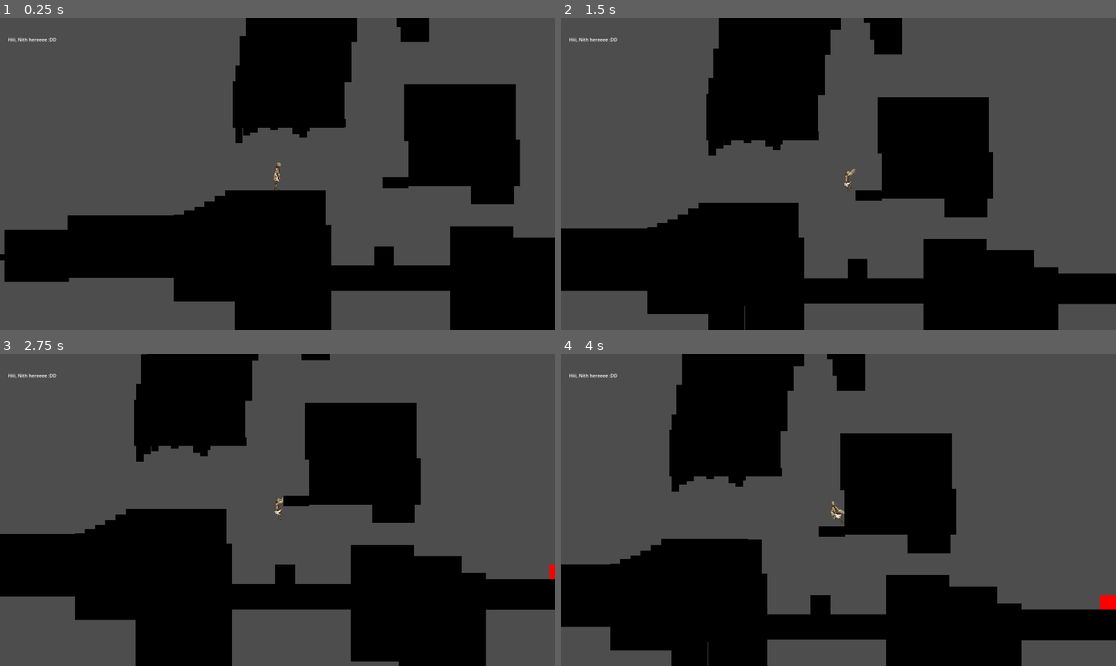
Above: before the commit, frames 1-4 (two rows, left to right).
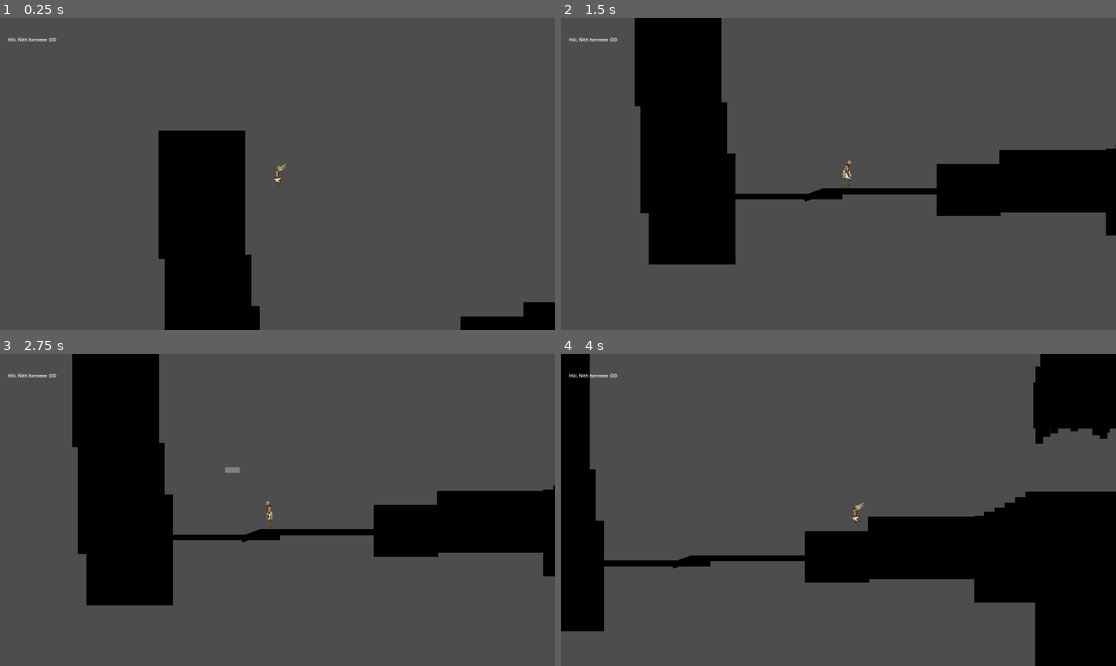
Above: after the commit, the same moments.

Repository: M4przybysz/Kamen-z-serca
Game: Godot game, scene res://src/main/main.tscn
Two runs of this game, one before a commit and one after it. Both use one fixed random seed, a clock stepped at 60 frames per second and the inputs below.
Inputs (mouse positions are in pixels of both pictures, inside the frame that each line leads up to):
- Up to frame 1 (0.25 s): no input
- Up to frame 2 (1.5 s): move the mouse to (960, 158) at 0.52 s; hold D (move_right) from 0.53 s (still down); tap Mouse wheel down (change_feather_down) at 0.6 s; tap Space (jump) at 0.77 s; move the mouse to (727, 189) at 1.27 s; tap Mouse wheel up (change_feather_up) at 1.35 s
- Up to frame 3 (2.75 s): tap Space (jump) at 1.52 s; move the mouse to (333, 441) at 2.02 s; release D (move_right) at 2.03 s; hold A (move_left) from 2.03 s (still down); tap Middle mouse button (feather_throw) at 2.1 s
- Up to frame 4 (4 s): move the mouse to (810, 572) at 2.77 s; release A (move_left) at 2.78 s; hold D (move_right) from 2.78 s (still down); tap Q (shield_use) at 2.85 s; tap Space (jump) at 3.02, 3.77 s; move the mouse to (1005, 556) at 3.52 s; tap Shift (slide_and_air_dash) at 3.6 s

The runs differ from the first frame. In frame 1, 39% of the frame differs, in the area x 0-100%, y 0-100%; in frame 2, 48%; in frame 3, 47%; in frame 4, 55%.

Commit message:
Drobny Fix krawedzi

Diff:
--- /dev/null
+++ b/la_creatura_game/assets/LD/oz_grab.tscn
@@ -0,0 +1,30 @@
+[gd_scene load_steps=2 format=3 uid="uid://drxv3r1w44i2h"]
+
+[sub_resource type="PhysicsMaterial" id="PhysicsMaterial_okbey"]
+
+[node name="OzGrab" type="StaticBody2D"]
+position = Vector2(2065, 160)
+scale = Vector2(0.0885882, 0.0905125)
+collision_layer = 49
+collision_mask = 49
+physics_material_override = SubResource("PhysicsMaterial_okbey")
+
+[node name="ColorRect" type="ColorRect" parent="."]
+offset_right = 300.0
+offset_bottom = 300.0
+scale = Vector2(1.03226, 0.762791)
+color = Color(0, 0, 0, 1)
+metadata/_edit_use_anchors_ = true
+
+[node name="ColorRect2" type="ColorRect" parent="."]
+offset_right = 31.0
+offset_bottom = 40.0
+scale = Vector2(10.0269, 1.80275)
+color = Color(0.176419, 0.176419, 0.176419, 1)
+
+[node name="ColorRect3" type="ColorRect" parent="."]
+offset_top = 143.626
+offset_right = 31.0
+offset_bottom = 183.626
+scale = Vector2(9.96228, 2.08691)
+color = Color(0.201527, 0.201527, 0.201527, 1)
--- /dev/null
+++ b/la_creatura_game/ozn_grab.tscn
@@ -0,0 +1,19 @@
+[gd_scene format=3 uid="uid://plwcp3g03jva"]
+
+[node name="OznGrab" type="Node2D"]
+
+[node name="ColorRect" type="ColorRect" parent="."]
+offset_left = 2219.0
+offset_top = 362.0
+offset_right = 2259.0
+offset_bottom = 402.0
+scale = Vector2(0.88, 0.189382)
+color = Color(0.446777, 0.446777, 0.446777, 1)
+
+[node name="ColorRect2" type="ColorRect" parent="."]
+offset_left = 2219.0
+offset_top = 375.0
+offset_right = 2259.0
+offset_bottom = 415.0
+scale = Vector2(0.88, 0.189382)
+color = Color(0.446777, 0.446777, 0.446777, 1)
--- a/la_creatura_game/src/main/main.tscn
+++ b/la_creatura_game/src/main/main.tscn
@@ -8,6 +8,7 @@
 [ext_resource type="PackedScene" uid="uid://bx23kih6wt82a" path="res://assets/LD/schody.tscn" id="5_vuyuk"]
 [ext_resource type="PackedScene" uid="uid://myw1rlo6ju5e" path="res://assets/LD/drab1.tscn" id="6_3cifj"]
 [ext_resource type="PackedScene" uid="uid://cm1vjcxraynlk" path="res://assets/LD/za_daleki.tscn" id="8_m47wa"]
+[ext_resource type="PackedScene" uid="uid://drxv3r1w44i2h" path="res://assets/LD/oz_grab.tscn" id="9_27djh"]
 
 [sub_resource type="PhysicsMaterial" id="PhysicsMaterial_fdvim"]
 
@@ -37,6 +38,8 @@
 
 [sub_resource type="PhysicsMaterial" id="PhysicsMaterial_r2w24"]
 
+[sub_resource type="PhysicsMaterial" id="PhysicsMaterial_kwhg2"]
+
 [sub_resource type="PhysicsMaterial" id="PhysicsMaterial_wty7j"]
 
 [sub_resource type="RectangleShape2D" id="RectangleShape2D_woite"]
@@ -67,7 +70,7 @@
 position = Vector2(16015, -4417)
 
 [node name="Player" parent="Gameplay/Gameplay" index="1"]
-position = Vector2(1856, 336)
+position = Vector2(279, 34)
 
 [node name="Level" type="Node2D" parent="Gameplay/Gameplay"]
 
@@ -524,8 +527,8 @@
 shape = SubResource("RectangleShape2D_fx6at")
 
 [node name="Block" type="StaticBody2D" parent="Gameplay/Gameplay/Level/Environment/Level1"]
-position = Vector2(-124, 106.999)
-scale = Vector2(1, 1.28)
+position = Vector2(-132, -101)
+scale = Vector2(1, 1.48)
 collision_layer = 49
 collision_mask = 49
 physics_material_override = SubResource("PhysicsMaterial_fdvim")
@@ -1461,6 +1464,23 @@
 position = Vector2(150, 150)
 shape = SubResource("RectangleShape2D_k72wi")
 
+[node name="Block1" type="StaticBody2D" parent="Gameplay/Gameplay/Level/Environment/Level1"]
+position = Vector2(-83, 507)
+scale = Vector2(1, 1.28)
+collision_layer = 49
+collision_mask = 49
+physics_material_override = SubResource("PhysicsMaterial_fdvim")
+
+[node name="ColorRect" type="ColorRect" parent="Gameplay/Gameplay/Level/Environment/Level1/Block1"]
+offset_right = 300.0
+offset_bottom = 300.0
+color = Color(0, 0, 0, 1)
+metadata/_edit_use_anchors_ = true
+
+[node name="CollisionShape2D" type="CollisionShape2D" parent="Gameplay/Gameplay/Level/Environment/Level1/Block1"]
+position = Vector2(150, 150)
+shape = SubResource("RectangleShape2D_k72wi")
+
 [node name="Floor" type="StaticBody2D" parent="Gameplay/Gameplay/Level/Environment/Level1"]
 position = Vector2(286, 646)
 scale = Vector2(0.2, 1)
@@ -1574,9 +1594,9 @@
 metadata/_edit_use_anchors_ = true
 
 [node name="ColorRect2" type="ColorRect" parent="Gameplay/Gameplay/Level/Environment/Level2/Block99"]
-offset_left = -383.132
+offset_left = -366.474
 offset_top = 210.296
-offset_right = -83.1323
+offset_right = -66.4743
 offset_bottom = 510.296
 color = Color(0, 0, 0, 1)
 metadata/_edit_use_anchors_ = true
@@ -1690,6 +1710,20 @@
 [node name="Block102" parent="Gameplay/Gameplay/Level/Environment/Level2" instance=ExtResource("4_l6t68")]
 position = Vector2(8055, 856)
 scale = Vector2(0.108999, 0.577952)
+
+[node name="Block154" type="StaticBody2D" parent="Gameplay/Gameplay/Level/Environment/Level2"]
+position = Vector2(8062, 857)
+scale = Vector2(0.108999, 0.577952)
+collision_layer = 49
+collision_mask = 49
+physics_material_override = SubResource("PhysicsMaterial_kwhg2")
+
+[node name="ColorRect" type="ColorRect" parent="Gameplay/Gameplay/Level/Environment/Level2/Block154"]
+offset_left = 45.872
+offset_right = 345.872
+offset_bottom = 300.0
+color = Color(0, 0, 0, 1)
+metadata/_edit_use_anchors_ = true
 
 [node name="Block74" parent="Gameplay/Gameplay/Level/Environment/Level2" instance=ExtResource("4_l6t68")]
 position = Vector2(8089, 1472)
@@ -2055,7 +2089,7 @@
 scale = Vector2(0.174123, 0.474264)
 
 [node name="Drab2" parent="Gameplay/Gameplay/Level/Environment/Level2" instance=ExtResource("6_3cifj")]
-position = Vector2(7077, 1500)
+position = Vector2(7077, 1506)
 
 [node name="Drab4" parent="Gameplay/Gameplay/Level/Environment/Level2" instance=ExtResource("6_3cifj")]
 position = Vector2(7082, 1367)
@@ -2064,7 +2098,7 @@
 position = Vector2(7148, 1225)
 
 [node name="Drab7" parent="Gameplay/Gameplay/Level/Environment/Level2" instance=ExtResource("6_3cifj")]
-position = Vector2(8082, 1096)
+position = Vector2(8086, 1096)
 
 [node name="Drab8" parent="Gameplay/Gameplay/Level/Environment/Level2" instance=ExtResource("6_3cifj")]
 position = Vector2(8148, 954)
@@ -2084,5 +2118,56 @@
 [node name="ZaDaleki" parent="Gameplay/Gameplay/Level/Environment/Level2" instance=ExtResource("8_m47wa")]
 position = Vector2(34, 914)
 
+[node name="Level3" type="Node2D" parent="Gameplay/Gameplay/Level/Environment"]
+
+[node name="Block55" parent="Gameplay/Gameplay/Level/Environment/Level3" instance=ExtResource("4_l6t68")]
+position = Vector2(12095, 741)
+
+[node name="Graf" type="Node2D" parent="Gameplay/Gameplay/Level/Environment"]
+
+[node name="OzGrab" parent="Gameplay/Gameplay/Level/Environment/Graf" instance=ExtResource("9_27djh")]
+
+[node name="OzGrab2" parent="Gameplay/Gameplay/Level/Environment/Graf" instance=ExtResource("9_27djh")]
+position = Vector2(2218, 361)
+
+[node name="OzGrab4" parent="Gameplay/Gameplay/Level/Environment/Graf" instance=ExtResource("9_27djh")]
+position = Vector2(2189, 601)
+
+[node name="OzGrab5" parent="Gameplay/Gameplay/Level/Environment/Graf" instance=ExtResource("9_27djh")]
+position = Vector2(2233, 599)
+
+[node name="OzGrab8" parent="Gameplay/Gameplay/Level/Environment/Graf" instance=ExtResource("9_27djh")]
+position = Vector2(7547, 867)
+
+[node name="OzGrab10" parent="Gameplay/Gameplay/Level/Environment/Graf" instance=ExtResource("9_27djh")]
+position = Vector2(7137, 1210)
+
+[node name="OzGrab11" parent="Gameplay/Gameplay/Level/Environment/Graf" instance=ExtResource("9_27djh")]
+position = Vector2(7070, 1352)
+
+[node name="OzGrab12" parent="Gameplay/Gameplay/Level/Environment/Graf" instance=ExtResource("9_27djh")]
+position = Vector2(7067, 1490)
+
+[node name="OzGrab13" parent="Gameplay/Gameplay/Level/Environment/Graf" instance=ExtResource("9_27djh")]
+position = Vector2(8085, 1471)
+
+[node name="OzGrab14" parent="Gameplay/Gameplay/Level/Environment/Graf" instance=ExtResource("9_27djh")]
+position = Vector2(8074, 1080)
+
+[node name="OzGrab15" parent="Gameplay/Gameplay/Level/Environment/Graf" instance=ExtResource("9_27djh")]
+position = Vector2(8138, 937)
+
+[node name="OzGrab16" parent="Gameplay/Gameplay/Level/Environment/Graf" instance=ExtResource("9_27djh")]
+position = Vector2(8191, 844)
+
+[node name="OzGrab17" parent="Gameplay/Gameplay/Level/Environment/Graf" instance=ExtResource("9_27djh")]
+position = Vector2(8258, 702)
+
+[node name="OzGrab18" parent="Gameplay/Gameplay/Level/Environment/Graf" instance=ExtResource("9_27djh")]
+position = Vector2(8327, 580)
+
+[node name="OzGrab19" parent="Gameplay/Gameplay/Level/Environment/Graf" instance=ExtResource("9_27djh")]
+position = Vector2(9080, 712)
+
 [editable path="Gameplay/Gameplay"]
 [editable path="Gameplay/Gameplay/ProgrammersPlayground"]
Not shown: 2 places in la_creatura_game/assets/LD/bloczek.tscn that only renumber resources
Not shown: 1 places in la_creatura_game/src/main/main.tscn that only renumber resources
